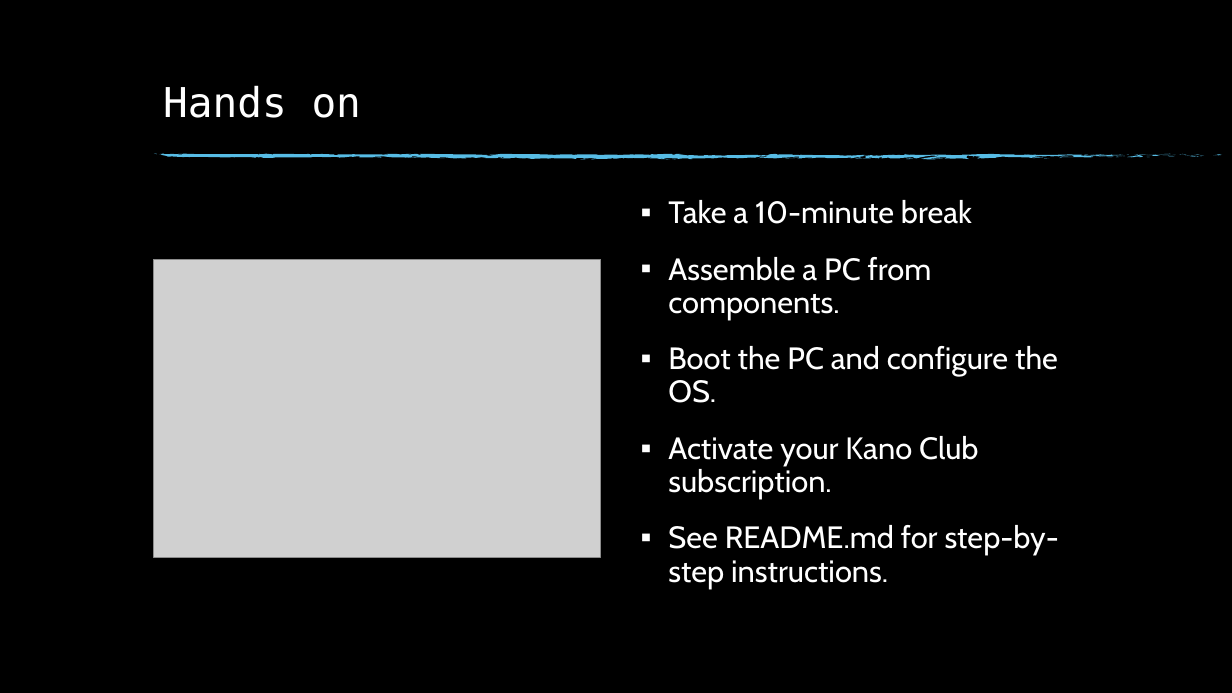
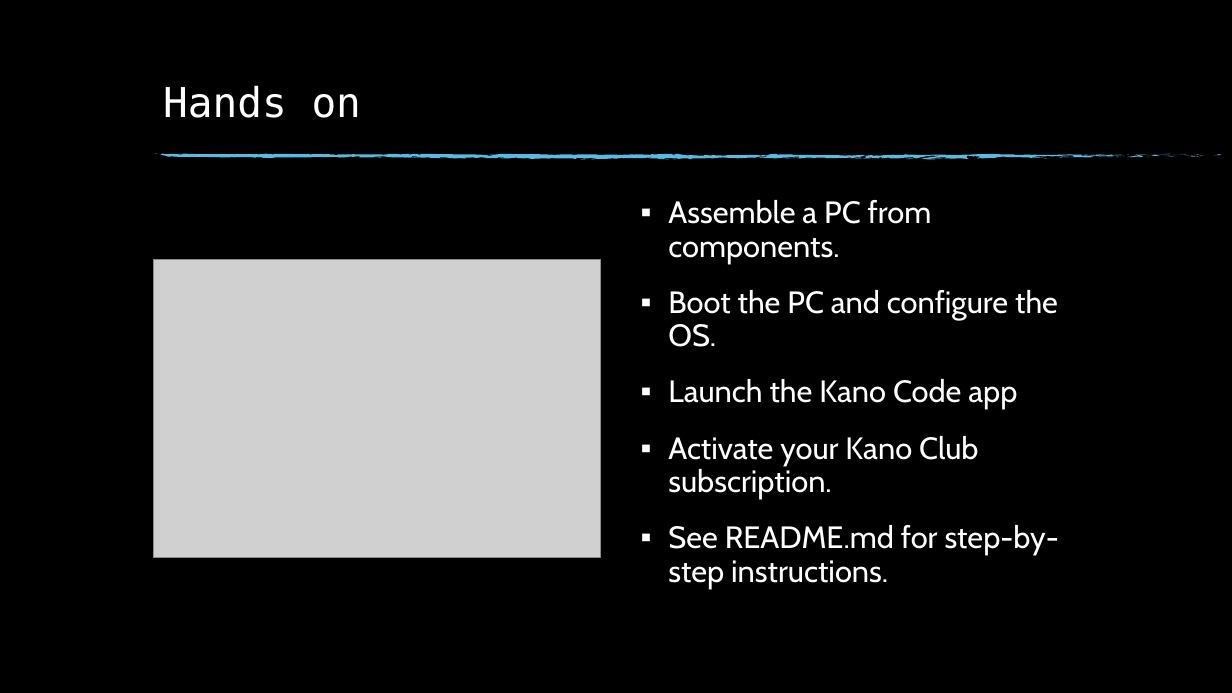
Before and after one commit to doherty100/kidzhackphilly, a slide deck: slide 7 of 01-pc-and-os/01-pc-and-os.pptx. Drawn at 1232x693 pixels with LibreOffice and Linux fonts; fonts in the diff are those of the drawing; grey boxes stand for pictures; background and template pictures are left out. Boxes give left, top, right and bottom in pixels: in the first picture for what was removed or moved away, otherwise in the second. Text is boxed around its words. In the diff, an @@ line names an element or a change of style, - is before the commit and + after.

```diff
--- a/01-pc-and-os/01-pc-and-os.pptx
+++ b/01-pc-and-os/01-pc-and-os.pptx
@@ text at bbox=[668, 200, 972, 224]: paragraph removed @@
-▪ Take a 10-minute break
@@ text at bbox=[668, 379, 1017, 409]: paragraph added @@
+▪ Launch the Kano Code app
```
Also in this commit, not shown: 3 other slides changed.
